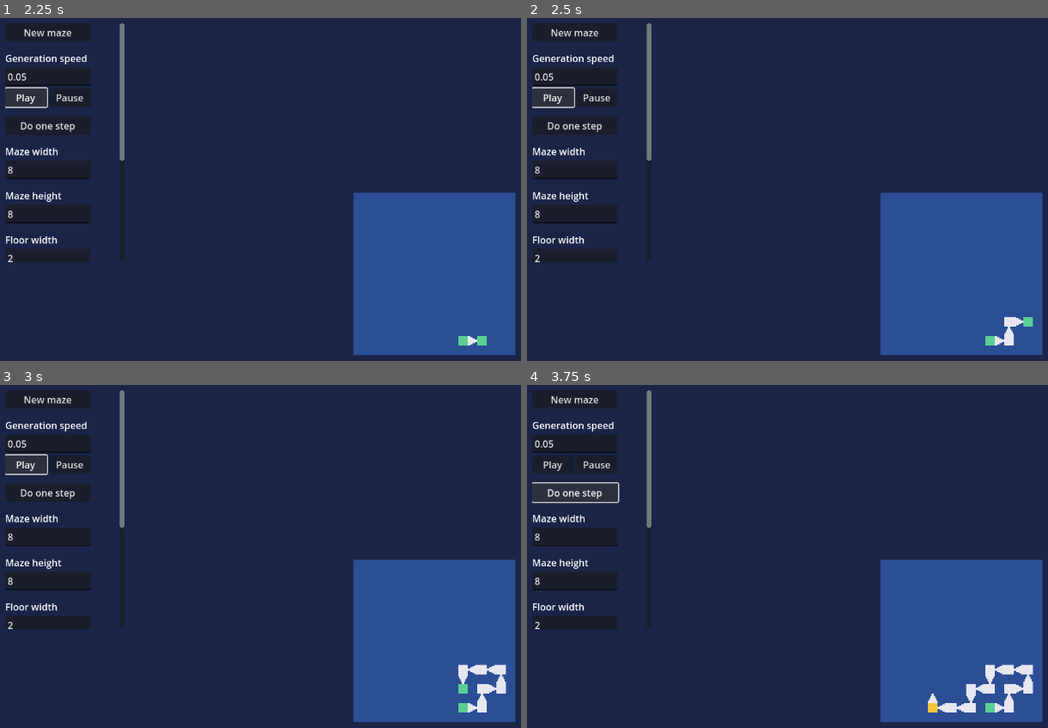
Above: before the commit, frames 1-4 (two rows, left to right).
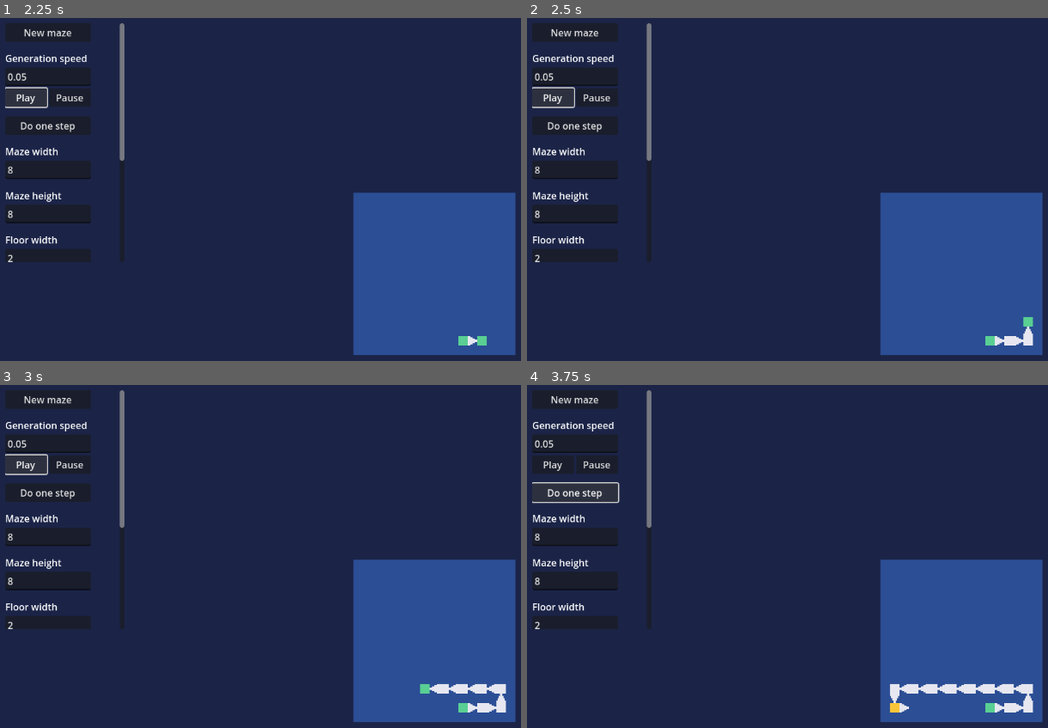
Above: after the commit, the same moments.

Repository: Kobefir/maze-generation
Game: Godot game, scene res://world.tscn
The game is run twice, just before and just after one commit, with the same random seed, the same clock (stepped at 60 frames per second) and the same inputs.
Inputs:
- Up to frame 1 (2.25 s): click "New maze" at 0.5 s; click "New maze" at 1.25 s; click "Play" at 2 s
- Up to frame 2 (2.5 s): no input
- Up to frame 3 (3 s): click "Play" at 2.75 s
- Up to frame 4 (3.75 s): click "Do one step" at 3.5 s

Frame 1 is identical in both runs. In frame 2, 0.2% of the frame differs, in the area x 91-98%, y 87-96%; in frame 3, 0.8%; in frame 4, 1.3%, in the area x 69-98%, y 81-96%.

Commit message:
Implemented TileMapLayer-based maze building

Diff:
--- a/cellular_automata.gd
+++ b/cellular_automata.gd
@@ -199,6 +199,9 @@
 					DIRECTIONS[maze[active_cell_coords].invite_vector]
 			set_cell_state(neighbour_coords, CellState.SEED)
 
+			# Point invited cell's connect_vector to this cell
+			maze[neighbour_coords].connect_vector = (maze[active_cell_coords].invite_vector + 2) % 4
+
 			# Change into connected state if invited cell was the only neighbour
 			var neighbour_candidates: int = maze[active_cell_coords].neighbours
 			if (neighbour_candidates != 0) \
--- a/maze.gd
+++ b/maze.gd
@@ -11,20 +11,69 @@
 		maze: Dictionary[Vector2i, CellularAutomata.Cell]) -> void:
 	# General pseudocode:
 	# For each cell:
-	#   fill a square of length floor_width
+	#   fill a square of length floor_size
 	#   if connect_vector:
-	#   fill an area of dimensions floor_width * wall_width in dir of connect_vector
+	#   fill an area of dimensions floor_size * wall_size in dir of connect_vector
 	# Then, set a wall everywhere there isn't a floor
 
 	# Build a scaled TileMapLayer maze matching the layout of the CellularAutomata maze
+	var cell_coords: Vector2i
+	var fill_origin: Vector2i
+	var connect_vector: int # 0-3: North, East, South, West, or -1 for none
+
 	for x in range(params[&"maze_width"]):
 		for y in range(params[&"maze_height"]):
-			# Fill a square of floor tiles in each cell position
-			return
+			# Offset the floor placement using floor_width and wall_size
+			fill_origin.x = (x * params[&"floor_size"]) + (x * params[&"wall_size"]) \
+					+ params[&"wall_size"]
+			fill_origin.y = (y * params[&"floor_size"]) + (y * params[&"wall_size"]) \
+					+ params[&"wall_size"]
 
-# Fill an area on the TileMapLayer using a given tile
-func fill_rect(from: Vector2i, width: int, length: int, tile: Vector2i, preserve := false) -> void:
-	return
+			# Fill the floor
+			fill_rect(fill_origin, params[&"floor_size"], params[&"floor_size"], FLOOR)
+
+			# Get the current cell's connect_vector in the CellularAutomata maze
+			cell_coords.x = x
+			cell_coords.y = y
+			connect_vector = maze[cell_coords].connect_vector
+
+			# If there's a connect_vector, fill a hallway from this cell in that direction
+			if connect_vector != -1:
+				match connect_vector:
+					0: # North
+						fill_origin.y = fill_origin.y - params[&"wall_size"]
+						fill_rect(fill_origin, params[&"floor_size"], params[&"wall_size"], FLOOR)
+					1: # East
+						fill_origin.x = fill_origin.x + params[&"floor_size"]
+						fill_rect(fill_origin, params[&"wall_size"], params[&"floor_size"], FLOOR)
+					2: # South
+						fill_origin.y = fill_origin.y + params[&"floor_size"]
+						fill_rect(fill_origin, params[&"floor_size"], params[&"wall_size"], FLOOR)
+					3: # West
+						fill_origin.x = fill_origin.x - params[&"wall_size"]
+						fill_rect(fill_origin, params[&"wall_size"], params[&"floor_size"], FLOOR)
+
+	# Fill the walls anywhere there isn't a floor in the maze
+	var walls_width = (params[&"maze_width"] * params[&"wall_size"]) \
+			+ (params[&"maze_width"] * params[&"floor_size"]) + params[&"wall_size"]
+	var walls_height = (params[&"maze_height"] * params[&"wall_size"]) \
+			+ (params[&"maze_height"] * params[&"floor_size"]) + params[&"wall_size"]
+	fill_rect(Vector2i.ZERO, walls_width, walls_height, WALL, true)
+
+# Fill an area on the TileMapLayer using a given tile from a top-left origin
+func fill_rect(from: Vector2i, width: int, height: int, tile: Vector2i,
+		fill_empty_only := false) -> void:
+	var coords: Vector2i
+	for x in range(width):
+		for y in range(height):
+			coords.x = from.x + x
+			coords.y = from.y + y
+
+			if fill_empty_only: # Only fill empty cells
+				if get_cell_source_id(coords) == -1:
+					set_cell(coords, 0, tile)
+			else: # Overwrite non-empty cells (also more performant)
+				set_cell(coords, 0, tile)
 
 func _on_maze_complete(params: Dictionary[StringName, int],
 		maze: Dictionary[Vector2i, CellularAutomata.Cell]) -> void:
--- a/project.godot
+++ b/project.godot
@@ -31,6 +31,29 @@
 "res://aseprite/": "teal"
 }
 
+[input]
+
+up={
+"deadzone": 0.2,
+"events": [Object(InputEventKey,"resource_local_to_scene":false,"resource_name":"","device":-1,"window_id":0,"alt_pressed":false,"shift_pressed":false,"ctrl_pressed":false,"meta_pressed":false,"pressed":false,"keycode":0,"physical_keycode":87,"key_label":0,"unicode":119,"location":0,"echo":false,"script":null)
+]
+}
+right={
+"deadzone": 0.2,
+"events": [Object(InputEventKey,"resource_local_to_scene":false,"resource_name":"","device":-1,"window_id":0,"alt_pressed":false,"shift_pressed":false,"ctrl_pressed":false,"meta_pressed":false,"pressed":false,"keycode":0,"physical_keycode":68,"key_label":0,"unicode":100,"location":0,"echo":false,"script":null)
+]
+}
+down={
+"deadzone": 0.2,
+"events": [Object(InputEventKey,"resource_local_to_scene":false,"resource_name":"","device":-1,"window_id":0,"alt_pressed":false,"shift_pressed":false,"ctrl_pressed":false,"meta_pressed":false,"pressed":false,"keycode":0,"physical_keycode":83,"key_label":0,"unicode":115,"location":0,"echo":false,"script":null)
+]
+}
+left={
+"deadzone": 0.2,
+"events": [Object(InputEventKey,"resource_local_to_scene":false,"resource_name":"","device":-1,"window_id":0,"alt_pressed":false,"shift_pressed":false,"ctrl_pressed":false,"meta_pressed":false,"pressed":false,"keycode":0,"physical_keycode":65,"key_label":0,"unicode":97,"location":0,"echo":false,"script":null)
+]
+}
+
 [rendering]
 
 textures/canvas_textures/default_texture_filter=0
--- a/ui.gd
+++ b/ui.gd
@@ -4,8 +4,8 @@
 @export var step_maze_button: Button
 @export var maze_width_input: LineEdit
 @export var maze_height_input: LineEdit
-@export var floor_width_input: LineEdit
-@export var wall_width_input: LineEdit
+@export var floor_size_input: LineEdit
+@export var wall_size_input: LineEdit
 @export var branch_chance_input: LineEdit
 @export var turn_chance_input: LineEdit
 @export var seed_input: LineEdit
@@ -25,8 +25,8 @@
 	# input validation later
 	var maze_width: int = maze_width_input.text.to_int()
 	var maze_height: int = maze_height_input.text.to_int()
-	var floor_width: int = floor_width_input.text.to_int()
-	var wall_width: int = wall_width_input.text.to_int()
+	var floor_size: int = floor_size_input.text.to_int()
+	var wall_size: int = wall_size_input.text.to_int()
 	var branch_chance: int = branch_chance_input.text.to_int()
 	var turn_chance: int = turn_chance_input.text.to_int()
 	var maze_seed: int = seed_input.text.to_int()
@@ -35,8 +35,8 @@
 	var params: Dictionary[StringName, int]
 	params[&"maze_width"] = maze_width
 	params[&"maze_height"] = maze_height
-	params[&"floor_width"] = floor_width
-	params[&"wall_width"] = wall_width
+	params[&"floor_size"] = floor_size
+	params[&"wall_size"] = wall_size
 	params[&"branch_chance"] = branch_chance
 	params[&"turn_chance"] = turn_chance
 	params[&"maze_seed"] = maze_seed
--- a/world.tscn
+++ b/world.tscn
@@ -6,10 +6,11 @@
 [ext_resource type="Script" uid="uid://met31er2yvbq" path="res://map.gd" id="3_aqk2v"]
 [ext_resource type="TileSet" uid="uid://cl2x2o4jmfuyt" path="res://world_tiles.tres" id="5_036b0"]
 [ext_resource type="Script" uid="uid://drhxy2v5feegb" path="res://maze.gd" id="6_dwbse"]
+[ext_resource type="Script" uid="uid://c1lnybunon1up" path="res://world_camera.gd" id="7_pkg7o"]
 
 [node name="World" type="Node2D"]
 
-[node name="UI" type="CanvasLayer" parent="." node_paths=Pac …(62 unchanged characters)… dth_input", "maze_height_input", "floor_width_input", "wall_width_input", "branch_chance_input", "turn_ch …(80 unchanged characters)…
+[node name="UI" type="CanvasLayer" parent="." node_paths=Pac …(62 unchanged characters)… dth_input", "maze_height_input", "floor_size_input", "wall_size_input", "branch_chance_input", "turn_ch …(80 unchanged characters)…
 scale = Vector2(2, 2)
 transform = Transform2D(2, 0, 0, 2, 0, 0)
 script = ExtResource("2_aqk2v")
@@ -17,8 +18,8 @@
 step_maze_button = NodePath("ScrollContainer/MazeProperties/StepMazeButton")
 maze_width_input = NodePath("ScrollContainer/MazeProperties/WidthContainer/WidthInput")
 maze_height_input = NodePath("ScrollContainer/MazeProperties/HeightContainer/HeightInput")
-floor_width_input = NodePath("ScrollContainer/MazeProperties/FloorWidthContainer/FloorWidthInput")
-wall_width_input = NodePath("ScrollContainer/MazeProperties/WallWidthContainer/WallWidthInput")
+floor_size_input = NodePath("ScrollContainer/MazeProperties/FloorSizeContainer/FloorSizeInput")
+wall_size_input = NodePath("ScrollContainer/MazeProperties/WallSizeContainer/WallSizeInput")
 branch_chance_input = NodePath("ScrollContainer/MazeProperties/BranchContainer/BranchInput")
 turn_chance_input = NodePath("ScrollContainer/MazeProperties/TurnContainer/TurnInput")
 seed_input = NodePath("ScrollContainer/MazeProperties/SeedContainer/SeedInput")
@@ -102,26 +103,26 @@
 layout_mode = 2
 text = "8"
 
-[node name="FloorWidthContainer" type="VBoxContainer" parent="UI/ScrollContainer/MazeProperties"]
+[node name="FloorSizeContainer" type="VBoxContainer" parent="UI/ScrollContainer/MazeProperties"]
 layout_mode = 2
 
-[node name="FloorWidthLabel" type="Label" parent="UI/ScrollContainer/MazeProperties/FloorWidthContainer"]
+[node name="FloorSizeLabel" type="Label" parent="UI/ScrollContainer/MazeProperties/FloorSizeContainer"]
 layout_mode = 2
 text = "Floor width"
 
-[node name="FloorWidthInput" type="LineEdit" parent="UI/ScrollContainer/MazeProperties/FloorWidthContainer"]
+[node name="FloorSizeInput" type="LineEdit" parent="UI/ScrollContainer/MazeProperties/FloorSizeContainer"]
 clip_contents = true
 layout_mode = 2
 text = "2"
 
-[node name="WallWidthContainer" type="VBoxContainer" parent="UI/ScrollContainer/MazeProperties"]
+[node name="WallSizeContainer" type="VBoxContainer" parent="UI/ScrollContainer/MazeProperties"]
 layout_mode = 2
 
-[node name="WallWidthLabel" type="Label" parent="UI/ScrollContainer/MazeProperties/WallWidthContainer"]
+[node name="WallSizeLabel" type="Label" parent="UI/ScrollContainer/MazeProperties/WallSizeContainer"]
 layout_mode = 2
 text = "Wall width"
 
-[node name="WallWidthInput" type="LineEdit" parent="UI/ScrollContainer/MazeProperties/WallWidthContainer"]
+[node name="WallSizeInput" type="LineEdit" parent="UI/ScrollContainer/MazeProperties/WallSizeContainer"]
 clip_contents = true
 layout_mode = 2
 text = "1"
@@ -172,4 +173,4 @@
 script = ExtResource("6_dwbse")
 
 [node name="WorldCamera" type="Camera2D" parent="."]
-zoom = Vector2(2, 2)
+script = ExtResource("7_pkg7o")
--- /dev/null
+++ b/world_camera.gd
@@ -0,0 +1,7 @@
+extends Camera2D
+
+@export var speed: float = 500
+
+func _physics_process(delta) -> void:
+	var input_dir: Vector2 = Input.get_vector("left", "right", "up", "down")
+	position += input_dir * speed * delta
Not shown: 1 places in world.tscn that only renumber resources
Not shown, added: world_camera.gd.uid
